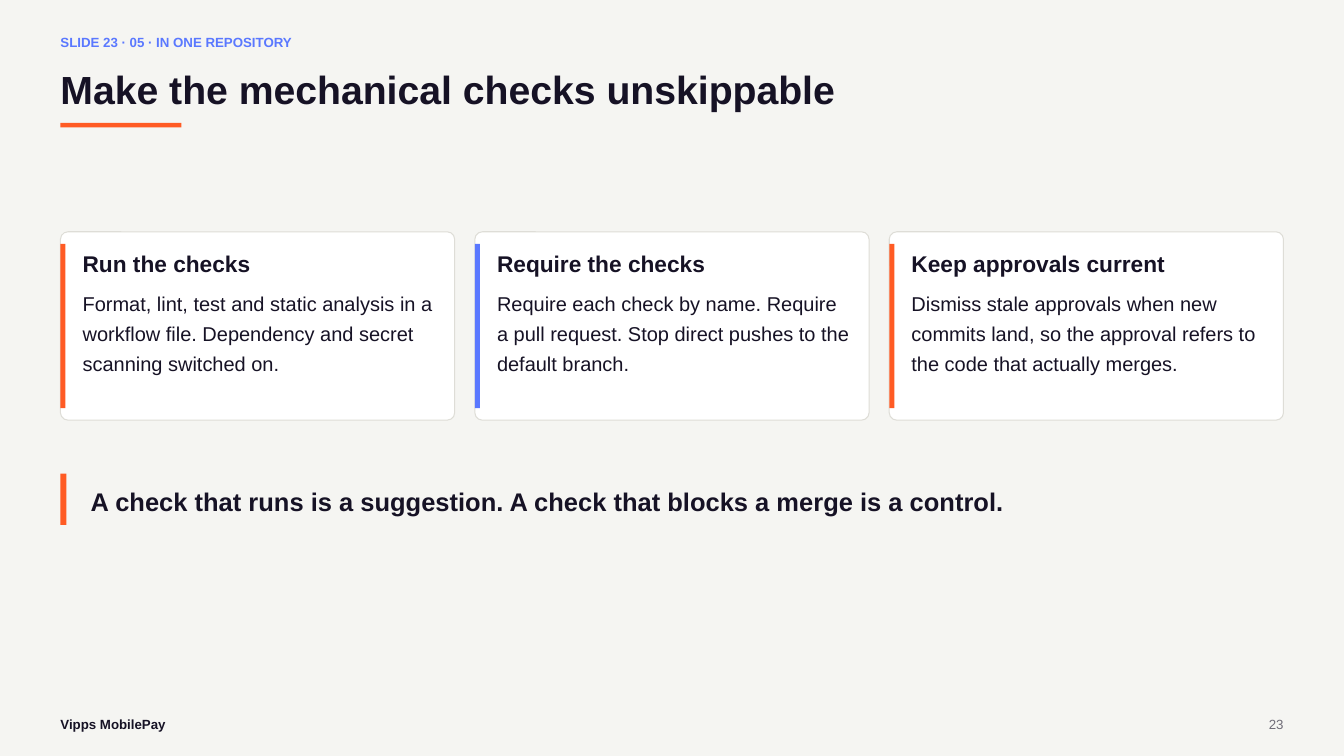
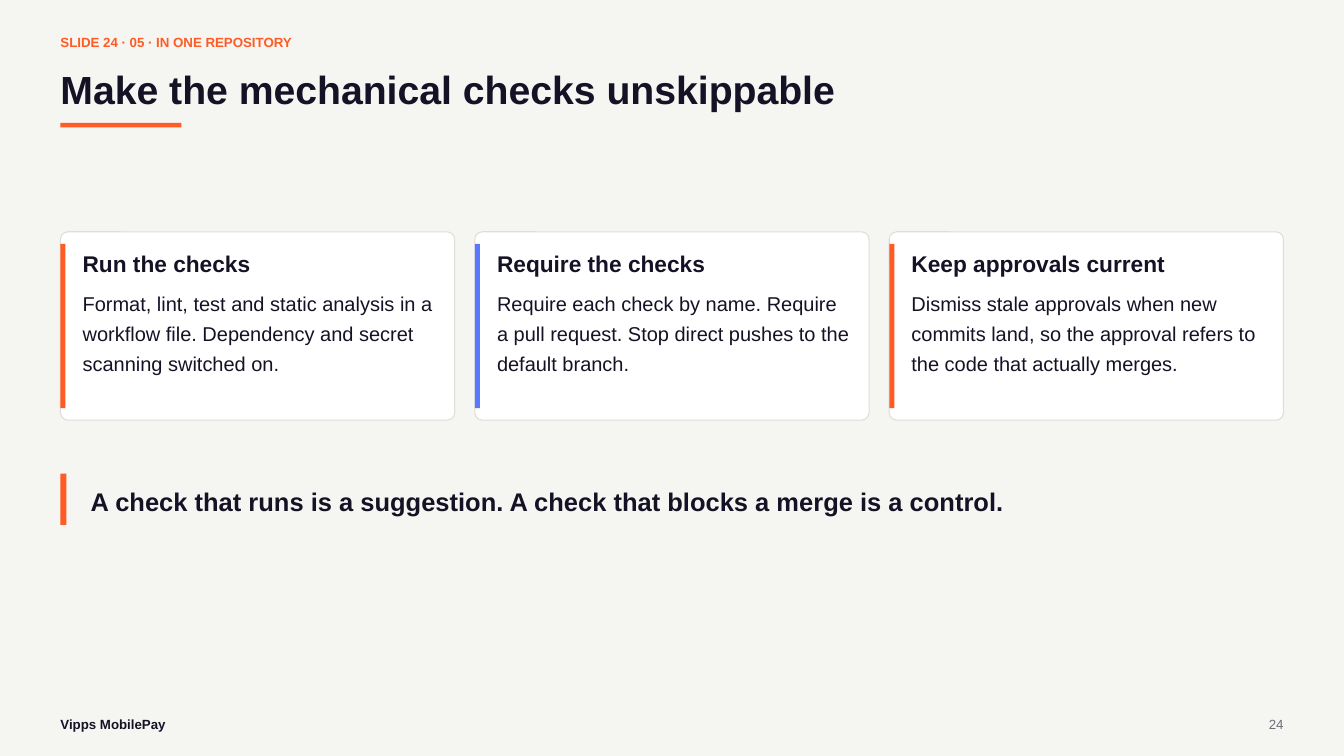
Before and after one commit to svenmalvik/buildtounderstand.org, a slide deck: slide 24 of presentations/what-is-the-second-pair-of-eyes-for-vippsmobilepay.pptx (slide 23 before the commit). Drawn at 1344x756 pixels with LibreOffice and Linux fonts; fonts in the diff are those of the drawing. Boxes give left, top, right and bottom in pixels: in the first picture for what was removed or moved away, otherwise in the second. Text is boxed around its words. In the diff, an @@ line names an element or a change of style, - is before the commit and + after.

```diff
--- a/presentations/what-is-the-second-pair-of-eyes-for-vippsmobilepay.pptx
+++ b/presentations/what-is-the-second-pair-of-eyes-for-vippsmobilepay.pptx
@@ text at bbox=[60, 37, 292, 47]: text changed; text colour #5A78FF to #FF5B24 @@
-SLIDE 23 · 05 · IN ONE REPOSITORY
+SLIDE 24 · 05 · IN ONE REPOSITORY
@@ text at bbox=[1269, 720, 1284, 729]: text changed @@
-23
+24
```
Also in this commit, not shown: 11 other slides changed, 1 slide added, 4 other files.
